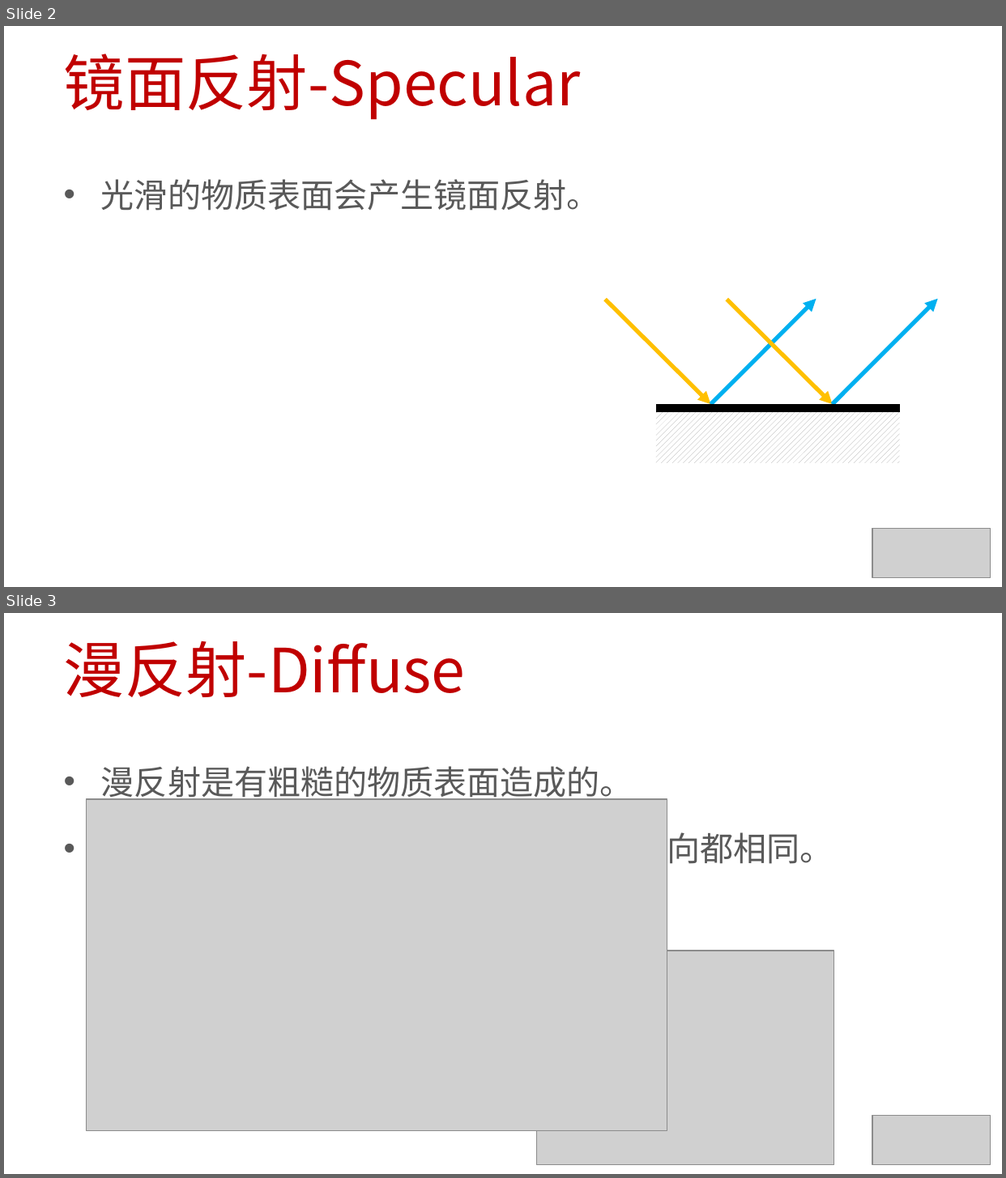
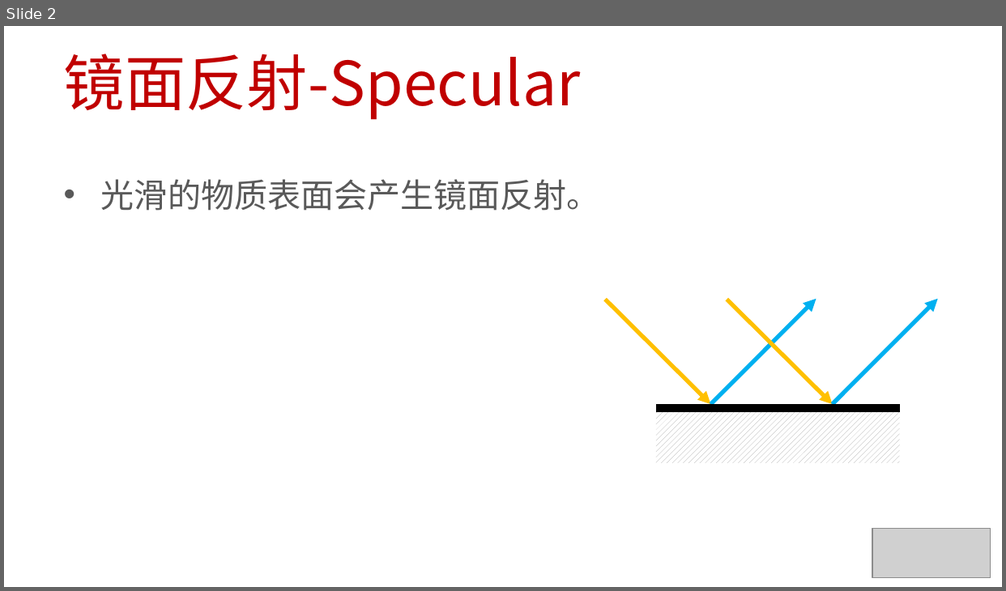
Before and after one commit to EDUCourseSeries/TheoryAndPracticeOfRaytracing, a slide deck: PPT/09_Phong反射模型-镜面反射.pptx. Shown one above the other, each under a label of ours: slides 2 and 3 before the commit, slide 2 after it. The pictures are 1006x1178 and 1006x591 pixels, drawn with LibreOffice and Linux fonts; fonts in the diff are those of the drawing; grey boxes stand for pictures. Boxes give left, top, right and bottom in pixels: in the first picture for what was removed or moved away, otherwise in the second. Text is boxed around its words. In the diff, an @@ line names an element or a change of style, - is before the commit and + after.

Commit message:
PPT09-10

```diff
--- a/PPT/09_Phong反射模型-镜面反射.pptx
+++ b/PPT/09_Phong反射模型-镜面反射.pptx
@@ slide 3 removed at (x1=4, y1=613, x2=1002, y2=1174), background #FFFFFF @@
@@ title removed at (x1=64, y1=641, x2=466, y2=697) @@
-漫反射-Diffuse
@@ text removed at (x1=101, y1=766, x2=833, y2=870) @@
-• 漫反射是有粗糙的物质表面造成的。
-• 理想的粗糙表面漫反射的强度在各个方向都相同。
@@ picture removed at (x1=87, y1=799, x2=667, y2=1131) @@
@@ picture removed at (x1=536, y1=950, x2=833, y2=1165) @@
@@ picture removed at (x1=872, y1=1116, x2=990, y2=1165) @@
```
Also in this commit, not shown: 10 slides added, 6 other slides removed, 2 other files.
